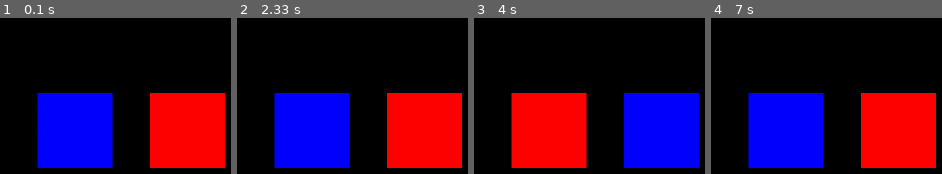
Above: before the commit, frames 1-4 (left to right).
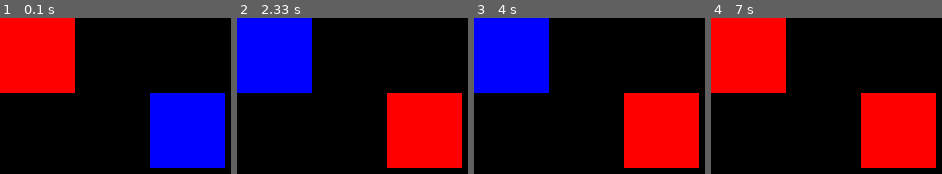
Above: after the commit, the same moments.

Repository: 0stevensb/NEA-RPG
Game: pygame game, started from pygam.py
The game is run twice, just before and just after one commit, with the same random seed, the same clock (stepped at 60 frames per second) and the same inputs.
Inputs (mouse positions are in pixels of both pictures, inside the frame that each line leads up to):
- Up to frame 1 (0.1 s): no input
- Up to frame 2 (2.33 s): tap Z at 0.33 s; hold Left 1.67-2.2 s; move the mouse to (407, 149) at 1.7 s
- Up to frame 3 (4 s): hold Right 2.67-3.3 s; hold Left 3.33-3.8 s; hold Right from 3.83 s (still down)
- Up to frame 4 (7 s): release Right at 4.3 s; hold Left 4.83-5.37 s; hold Right 5.83-6.47 s; hold Left 6.5-6.97 s

The runs differ from the first frame. In frame 1, 47% of the frame differs, in the area x 0-98%, y 0-97%; in frame 2, 31%; in frame 3, 47%; in frame 4, 31%.

Commit message:
Add files via upload

Diff:
--- a/map.py
+++ b/map.py
@@ -1,15 +1,23 @@
+red=(255,0,0)
+green=(0,255,0)
+darkgreen=(49, 107, 20)
+blue=(0,0,255)
+grey=(89, 92, 88)
+gold=(251, 255, 3)
+darkgrey=(51, 51, 49)
+import pygame
 class tile():
-    def __init__(self,id,name,y,x,passable):
+    def __init__(self,id,name,y,x,passable,colour):
         self.ID=id
         self.name=name
         self.x,self.y=x,y
         self.passable=passable
+        self.colour=colour
 class graph():
    def __init__(self):
       self.vertices={}
    def addvertex(self,vertex,touching):
       self.vertices.update({vertex:touching})
-
 def mapgraph(map):
    currentmap=graph()
    for i in range(len(map)):
@@ -26,11 +34,18 @@
          currentmap.addvertex(map[i][j],touching)
    return currentmap
 tiles ={"g":"grass", "t":"tree","r":"rock","c":"chest","e":"enemy","rd":"road"}
+grassimage=pygame.image.load('grass.webp')
+rockimage=pygame.image.load('rock.jpeg')
+treeimage=pygame.image.load('trees.jpg')
+chestimage=pygame.image.load('chest.webp')
+enemyimage=pygame.image.load('enemy.jpg')
+roadimage=pygame.image.load('mela.png')
+tilecolours={"g":grassimage,"t":treeimage,"r":rockimage,"c":chestimage,"e":enemyimage,"rd":roadimage}
 maps=open("maps.txt","r")
 mapdests=open("mapdests.txt","r")
 mapscontent=maps.readlines()
 mapdestscontent=mapdests.readlines()
-def openmap(tile, tiles, mapscontent,mapID,px,py):
+def openmap(tiles, mapscontent,mapID,px,py):
     cmap=mapscontent[mapID].split("^")
     rows=len(cmap)
     for i in range(len(cmap)):
@@ -49,11 +64,11 @@
                 cpass=True
              else:
                 cpass=False
-             cmap[i][j]=tile(cid,tiles[(cmap[i][j])],i,j,cpass)
+             cmap[i][j]=tile(cid,tiles[(cmap[i][j])],i,j,cpass,tilecolours[(cmap[i][j])])
              cid+=1
     return cmap,rows,cols,playerx,playery
 
-cmap, rows, cols, playerx, playery = openmap(tile, tiles, mapscontent,0,1,1)
+cmap, rows, cols, playerx, playery = openmap(tiles, mapscontent,0,1,1)
 
 def printmap(cmap, cols, playerx, playery):
     count=0
@@ -72,9 +87,18 @@
           else:
            print(f"{j.name} ",end="")
 mapID=0
-while True:
+running=False
+while running:
  currentmapgraph=mapgraph(cmap)
  print(mapID)
+ adjacent=currentmapgraph.vertices[cmap[playery][playerx]]
+ count=1
+ for i in adjacent:
+    if count<len(adjacent):
+     print( i.name+", ",end="")
+    else:
+       print(i.name)
+    count+=1
  printmap(cmap, cols, playerx, playery)
  move=input().lower()
  if move=="d":
@@ -97,15 +121,15 @@
   destinations = [x.replace(' ', '') for x in destinations]
   destinations = [x.replace('\n', '') for x in destinations]
   if targetx>cols-1  :
-   cmap, rows, cols, playerx, playery = openmap(tile, tiles, mapscontent,int(destinations[1])-1,0,targety)
+   cmap, rows, cols, playerx, playery = openmap(tiles, mapscontent,int(destinations[1])-1,0,targety)
    mapID=int(destinations[1])-1
   elif 0>targetx:
-     cmap, rows, cols, playerx, playery = openmap(tile, tiles, mapscontent,int(destinations[3])-1,cols-1,targety)
+     cmap, rows, cols, playerx, playery = openmap( tiles, mapscontent,int(destinations[3])-1,cols-1,targety)
      mapID=int(destinations[3])-1
   elif targety>rows-1:
-    cmap, rows, cols, playerx, playery = openmap(tile, tiles, mapscontent,int(destinations[2])-1,targetx,0)
+    cmap, rows, cols, playerx, playery = openmap( tiles, mapscontent,int(destinations[2])-1,targetx,0)
     mapID=int(destinations[2])-1
   elif 0>targety:
-     cmap, rows, cols, playerx, playery = openmap(tile, tiles, mapscontent,int(destinations[0])-1,targetx,rows-1)
+     cmap, rows, cols, playerx, playery = openmap(tiles, mapscontent,int(destinations[0])-1,targetx,rows-1)
      mapID=int(destinations[0])-1
   print(mapID+1)
--- a/mapdests.txt
+++ b/mapdests.txt
@@ -1,4 +1,4 @@
 2,3,2,2
 2,2,2,2
-4,2,4,1
-4,2,4,2
+2,2,4,1
+3,2,4,2
--- a/pygam.py
+++ b/pygam.py
@@ -10,46 +10,45 @@
 green=(0,255,0)
 blue=(0,0,255)
 class button():
-    def __init__(self,ID,x,y):
+    def __init__(self,ID,x,y,select):
         self.colour=red
-        self.selected=False
+        self.selected=select
         self.ID=ID
         self.x=x
         self.y=y
-        self.greened=False
     def checkifselected(self,currentselected):
         if currentselected==self.ID:
-            if not self.greened:
-             self.colour=blue
+            self.colour=blue
             self.selected=True
         else:
-            if not self.greened:
              self.colour=red
         self.selected=False
-
-buttons=[button(0,50,100),button(1,200,100)]
-selected=0
+mousepos=(0,0)
+button1=button(0,*mousepos,False)
+buttons=[button1,button(1,200,100,False)]
+selected=1
 cooldown=0
 while running:
+    mousepos=pygame.mouse.get_pos()
     keys = pygame.key.get_pressed()
     for event in pygame.event.get():
         if event.type == pygame.QUIT:
             running = False
     for i in buttons:
         i.checkifselected(selected)
+        if i.selected:
+            print(i.ID)
         pygame.draw.rect(screen, i.colour, (i.x,i.y,100,100), 100,)
 
 
-        if event.type == pygame.KEYDOWN:
-            if event.key == pygame.K_LEFT and selected>0 and cooldown==0:
+        if event.type == pygame.KEYUP:
+            if event.key == pygame.K_LEFT and selected>0 :
                 selected -= 1
-                cooldown=10
-            if event.key == pygame.K_RIGHT and selected<len(buttons)-1 and cooldown==0:
+            if event.key == pygame.K_RIGHT and selected<len(buttons)-1 :
                 selected += 1
-                cooldown=10
             if event.key == pygame.K_z and i.selected:
-                i.colour=green
-                i.greened=True
+                print(i.ID)
+
     if cooldown>0:
         cooldown-=1
     pygame.display.flip()
Binary file added: chest.webp
Binary file added: enemy.jpg
Binary file added: mela.png
Not shown, added: pygame map
Binary file added: road.jpg
Binary file added: rock.jpeg
Binary file added: trees.jpg
